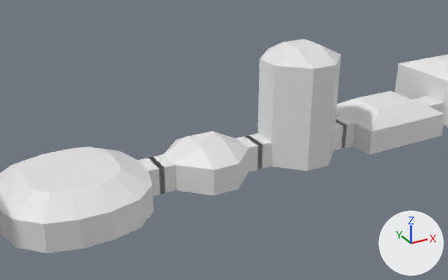
One commit to the FBX model Assets/Models/abandoned_tomb_of_dinna.fbx: the scene before it, then after it.
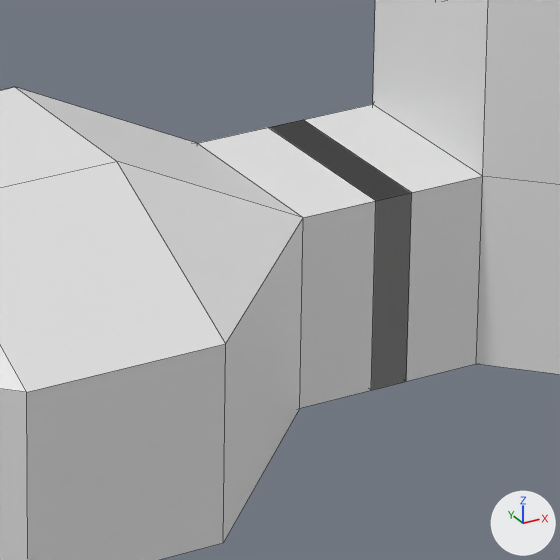
Each version appears first from a camera (50 mm lens) standing at (-28.89, 6.1, 10.48) and looking at (-18.39, 25.2, 0.93), and next in a close-up on the part from 47% to 63% of the width and 43% to 68% of the height. Arrows for +X, +Y and +Z are at lower right; the lights stay in place. The close-ups show mesh edges as thin lines. Vertices at the same position are counted once.

Names of what the first close-up shows: 'Room_-17_23', 'Room_-18_24', 'Room_-21_23'.
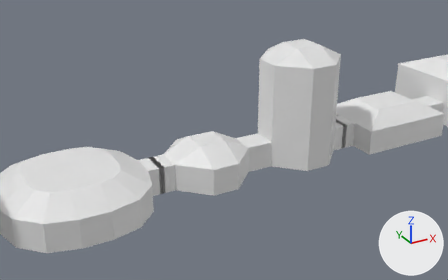
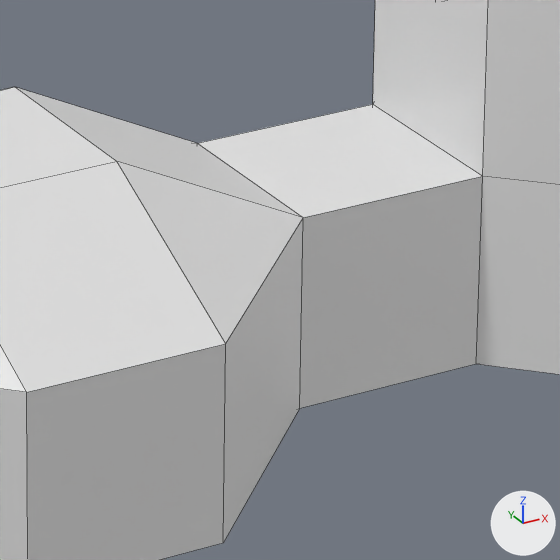
Changed parts and their boxes [x1, y1, x2, y2] in the close-ups (560 x 560 px):
part 1 of me_plane_1260, deleted: before [269, 120, 412, 390]

What the commit changed:
me_plane_1260 has 28 vertices, 14 faces and spans x -0.5..0.5, y -0.5..0.5, z 0.0..1.0.
me_plane_1260 is used by ob_room__18_24; location (-17.5, 24.5, 0.0).
me_plane_1260 part 1: the loose piece of 16 vertices spanning x -0.1..0.1, y -0.5..0.5, z 0.0..1.0 is deleted.
